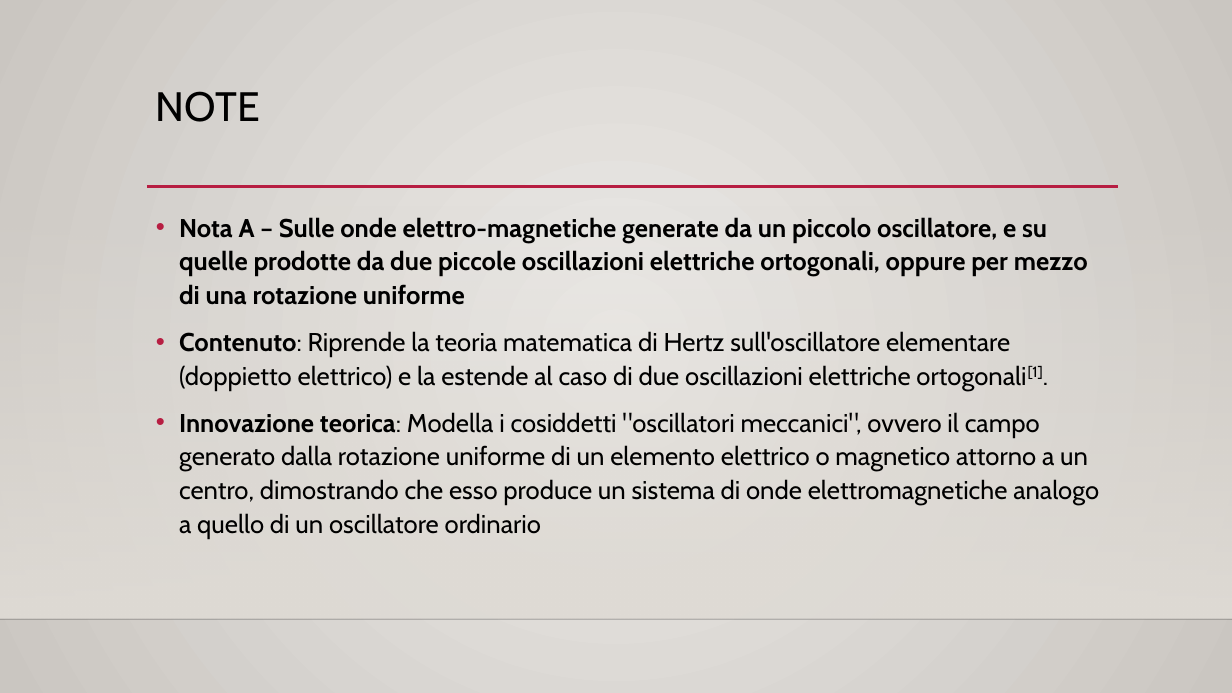
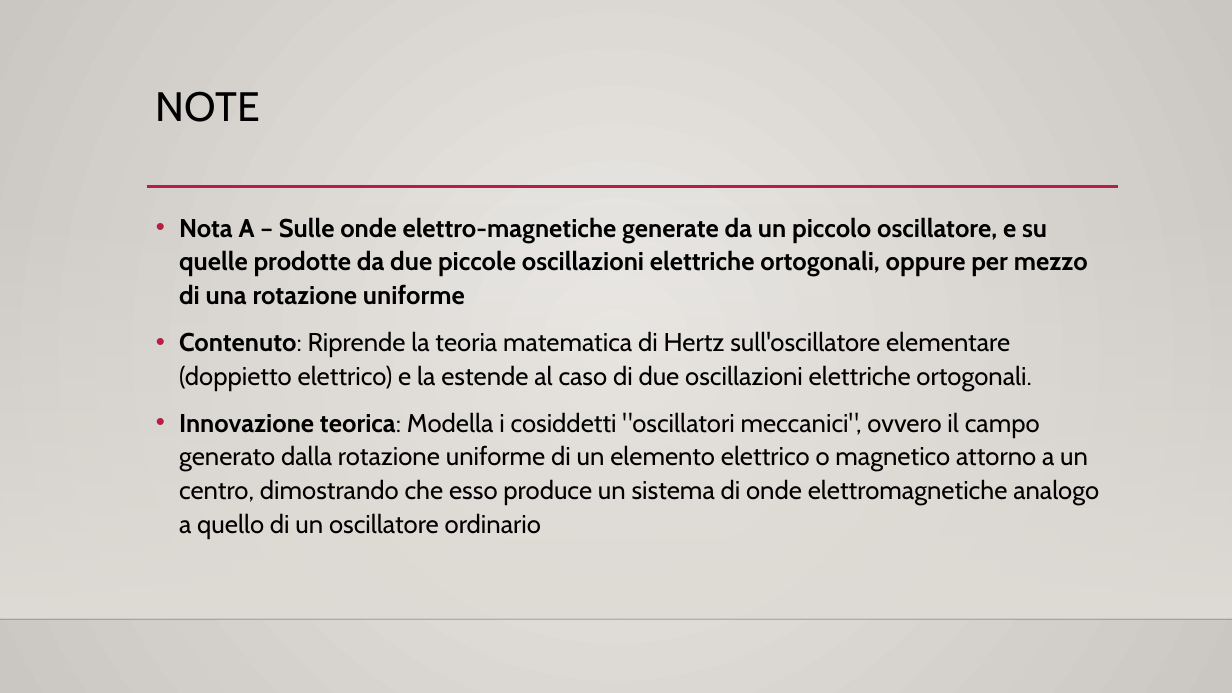
Before and after one commit to onixilam/tesi_magistrale_augusto_righi, a slide deck: slide 17 of presentazione_sunto_libro_di_Righi/presentazione_veloce_testo_Righi.pptx. Drawn at 1232x693 pixels with LibreOffice and Linux fonts; fonts in the diff are those of the drawing; background and template pictures are left out. Boxes give left, top, right and bottom in pixels: in the first picture for what was removed or moved away, otherwise in the second. Text is boxed around its words. In the diff, an @@ line names an element or a change of style, - is before the commit and + after.

```diff
--- a/presentazione_sunto_libro_di_Righi/presentazione_veloce_testo_Righi.pptx
+++ b/presentazione_sunto_libro_di_Righi/presentazione_veloce_testo_Righi.pptx
@@ text at <box>179,331,1031,391</box>: text changed @@
-• Contenuto: Riprende la teoria matematica di Hertz sull'oscillatore elementare (doppietto elettrico) e la estende al caso di due oscillazioni elettriche ortogonali[1].
+• Contenuto: Riprende la teoria matematica di Hertz sull'oscillatore elementare (doppietto elettrico) e la estende al caso di due oscillazioni elettriche ortogonali.
```
Also in this commit, not shown: 7 other slides changed, 4 other files.
